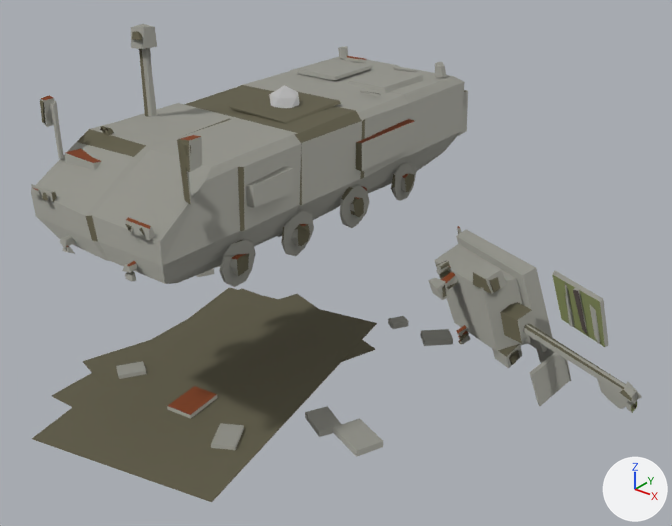
The FBX model entregas/teo-modelado/restos-k8-7nov/SM_RestosDragon_v1_LOD0.fbx, before and after one commit.
The view is the same before and after, from a 50 mm camera at (10.8, -11.65, 9.43) aimed at (1.88, -0.5, 2.51). The lights are fixed; the arrows at lower right show +X, +Y and +Z. The picture after the commit comes second. Where no turn or scale is listed for an object, it has been applied to the vertices.

The first picture shows 'SM_bloques.restos_dragon_v1_LOD0' and 1 more.
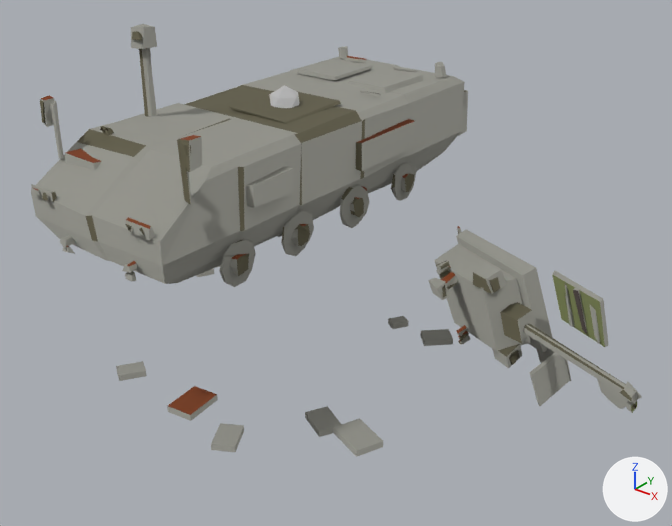
What the commit changed:
me_sm_bloques_restos_dragon_v1_lod0_001 is used by ob_sm_bloques_restos_dragon_v1_lod0; location (0.0, 0.0, 0.0).
me_sm_bloques_restos_dragon_v1_lod0_001 had 1204 vertices, 1219 faces and spanned x -3.83..7.05, y -4.9..4.29, z 0.0..6.33.
me_sm_bloques_restos_dragon_v1_lod0_001 now has 1180 vertices, 1201 faces and spans x -3.83..7.05, y -4.07..4.29, z 0.0..6.33.
me_sm_bloques_restos_dragon_v1_lod0_001 part 1: the loose piece of 8 vertices spanning x -2.4..1.66, y -3.64..1.79, z 0.01..0.03 is deleted.
me_sm_bloques_restos_dragon_v1_lod0_001 part 2: the loose piece of 8 vertices spanning x -2.15..1.08, y -3.91..1.38, z 0.0..0.02 is deleted.
me_sm_bloques_restos_dragon_v1_lod0_001 part 3: the loose piece of 8 vertices spanning x -2.37..2.39, y -4.9..1.81, z 0.02..0.04 is deleted.

Location of each change, (x1, y1, x2, y2) in pixels of the pictures (672 x 526 px):
'SM_bloques.restos_dragon_v1_LOD0', reshaped (9% shorter)
    before: (31, 24, 642, 502)
    after: (31, 24, 642, 457)
part 1 of me_sm_bloques_restos_dragon_v1_lod0_001, deleted
    before: (83, 294, 375, 384)
part 2 of me_sm_bloques_restos_dragon_v1_lod0_001, deleted
    before: (52, 289, 259, 407)
part 3 of me_sm_bloques_restos_dragon_v1_lod0_001, deleted (brown)
    before: (32, 288, 377, 502)
